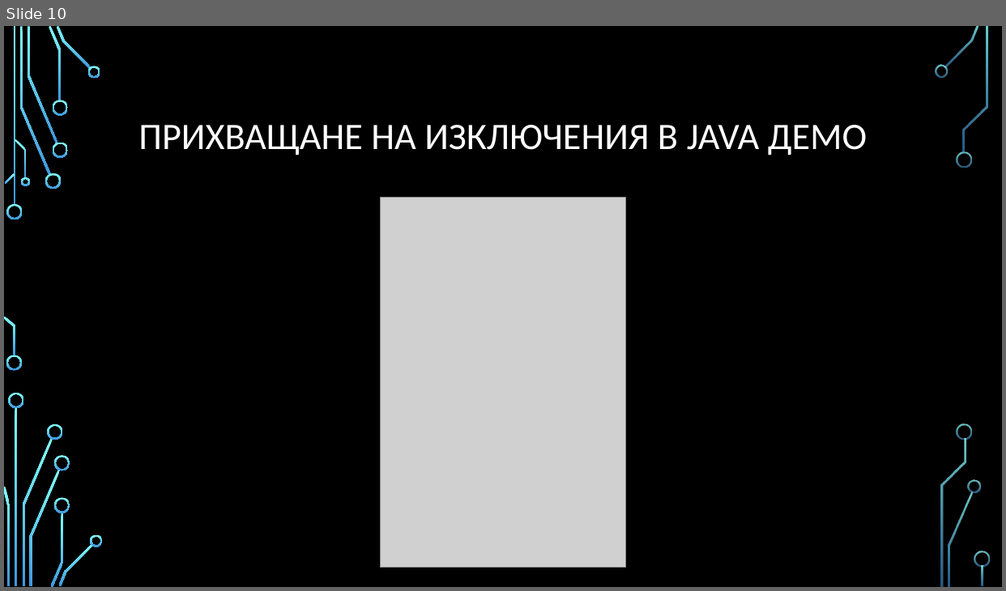
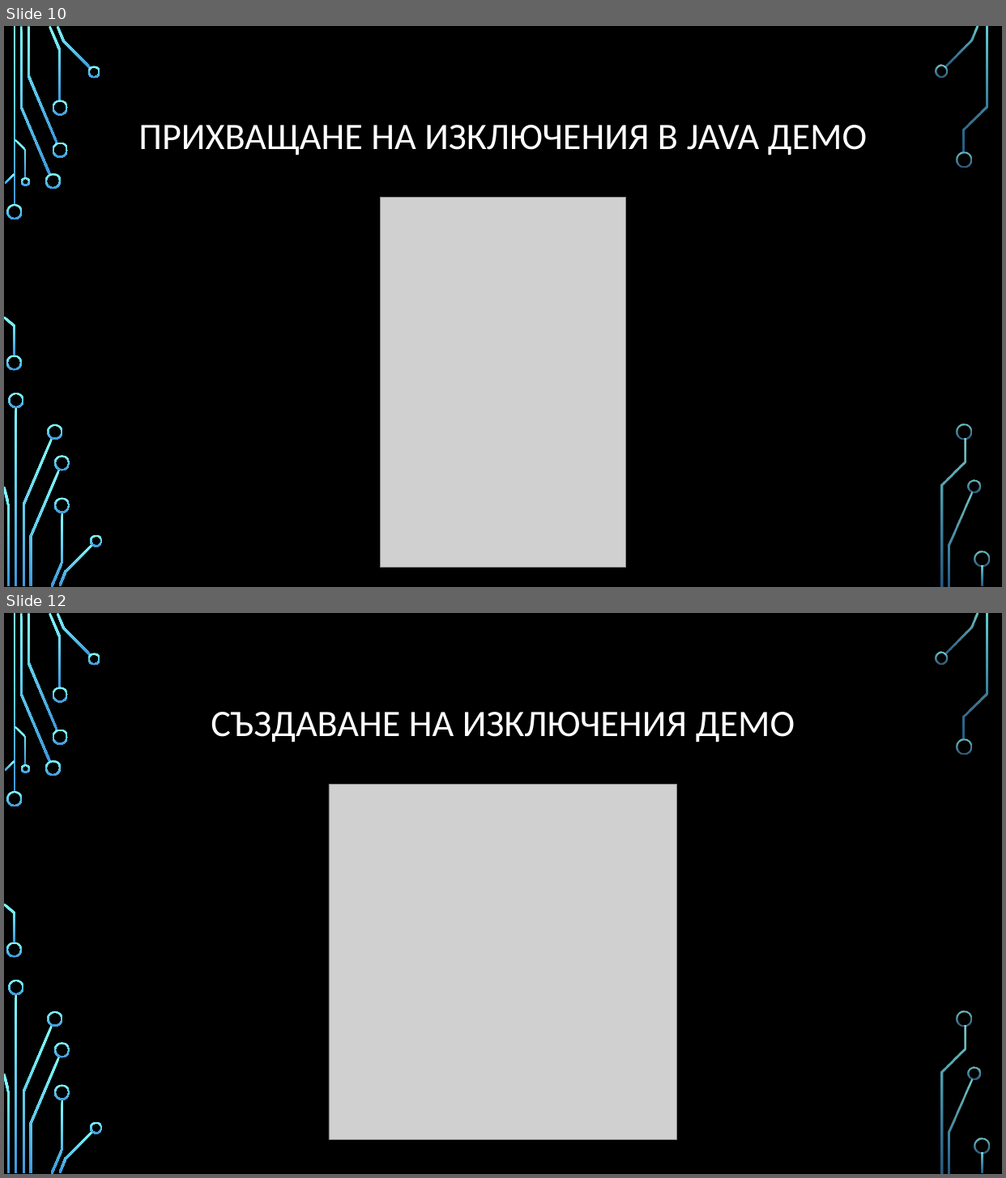
Before and after one commit to Bilyukov/java-course, a slide deck: 08.advanced-oop.pptx. Shown one above the other, each under a label of ours: slide 10 before the commit, slides 10 and 12 after it; the slides between them are not shown. The pictures are 1006x591 and 1006x1178 pixels, drawn with LibreOffice and Linux fonts; fonts in the diff are those of the drawing; grey boxes stand for pictures; background and template pictures are left out. Boxes give left, top, right and bottom in pixels: in the first picture for what was removed or moved away, otherwise in the second. Text is boxed around its words. In the diff, an @@ line names an element or a change of style, - is before the commit and + after.

```diff
--- a/08.advanced-oop.pptx
+++ b/08.advanced-oop.pptx
@@ slide 12 added at [4,613,1002,1174], background picture (left out); not listed: 36 template elements that a slide beside it also shows @@
@@ title added at [211,712,795,743], 36 pt, text #FFFFFF @@
+СЪЗДАВАНЕ НА ИЗКЛЮЧЕНИЯ ДЕМО
@@ picture added at [329,785,677,1139] @@
```
Also in this commit, not shown: 8 other slides added, 6 other files.
